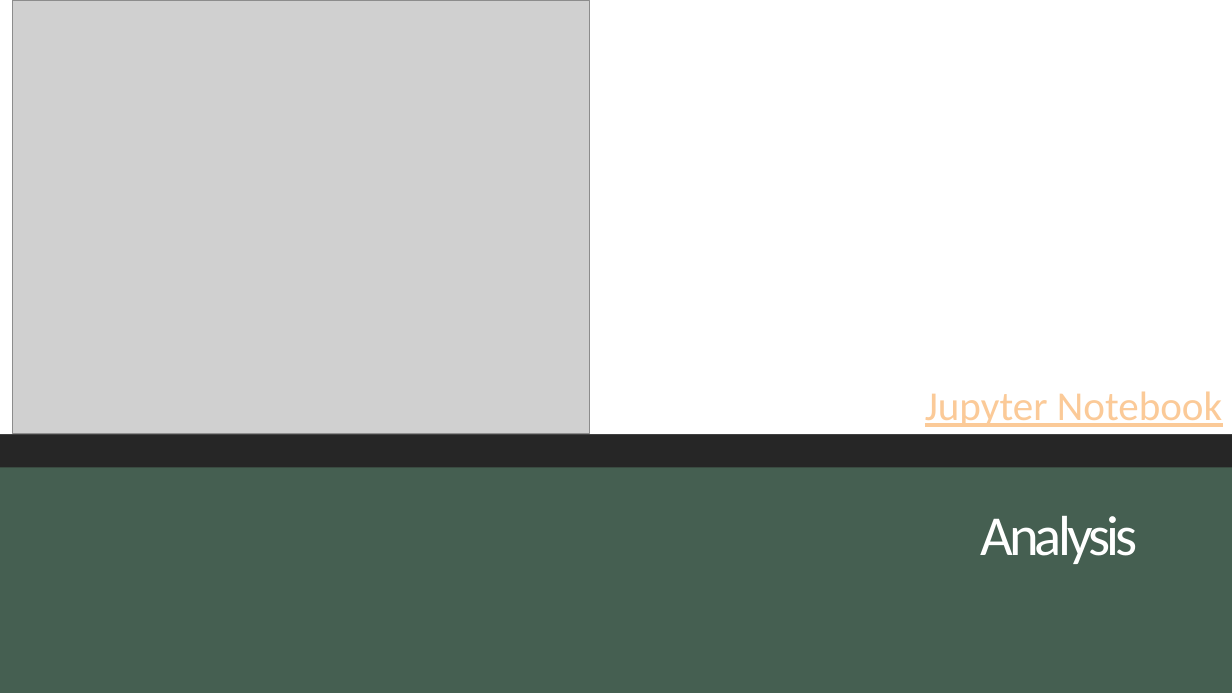
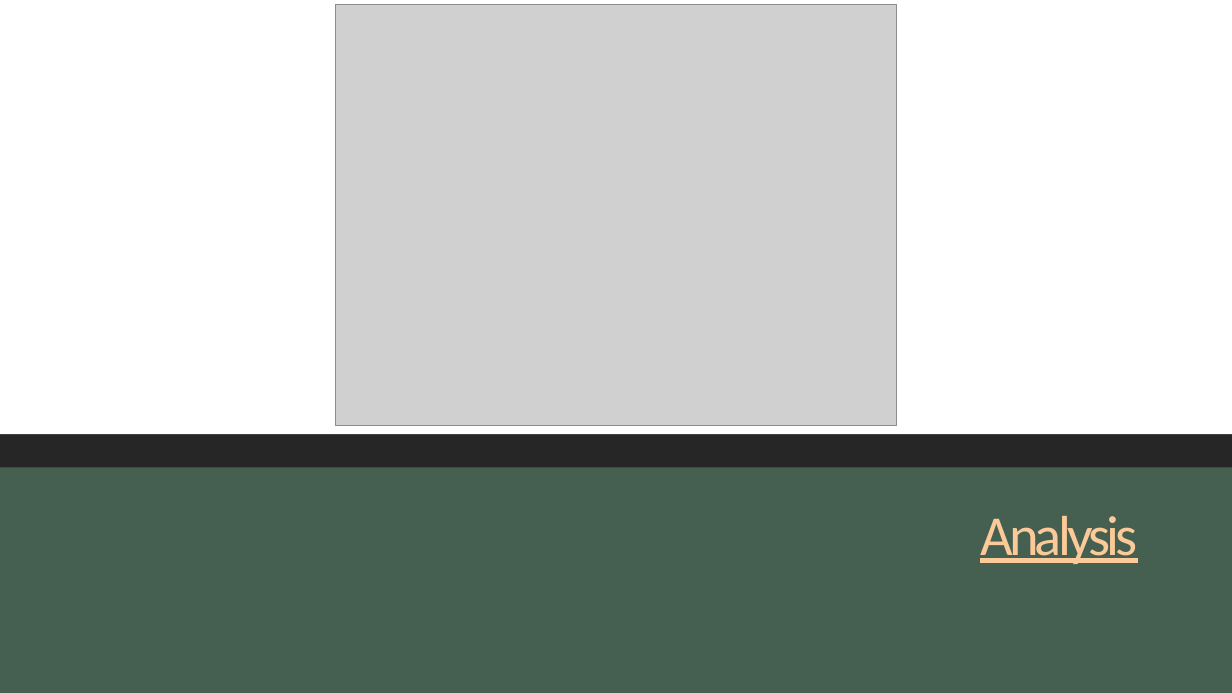
Before and after one commit to ashleighdevito/Cryptocurrency, a slide deck: slide 9 of Presentation/1_cryptocurrency_presentation.pptx (slide 8 before the commit). Drawn at 1232x693 pixels with LibreOffice and Linux fonts; fonts in the diff are those of the drawing; grey boxes stand for pictures. Boxes give left, top, right and bottom in pixels: in the first picture for what was removed or moved away, otherwise in the second. Text is boxed around its words. In the diff, an @@ line names an element or a change of style, - is before the commit and + after.

```diff
--- a/Presentation/1_cryptocurrency_presentation.pptx
+++ b/Presentation/1_cryptocurrency_presentation.pptx
@@ picture removed at bbox=[12, 0, 590, 433] @@
@@ picture added at bbox=[335, 5, 897, 426] @@
@@ text in rectangle at bbox=[925, 391, 1222, 427]: text removed @@
-Jupyter Notebook
@@ title "Analysis" at bbox=[980, 516, 1138, 564]: text colour #FFFFFF to #FBCA98, underline on @@
```
Also in this commit, not shown: 11 other slides changed, 2 slides added, 3 slides removed, 21 other files.
